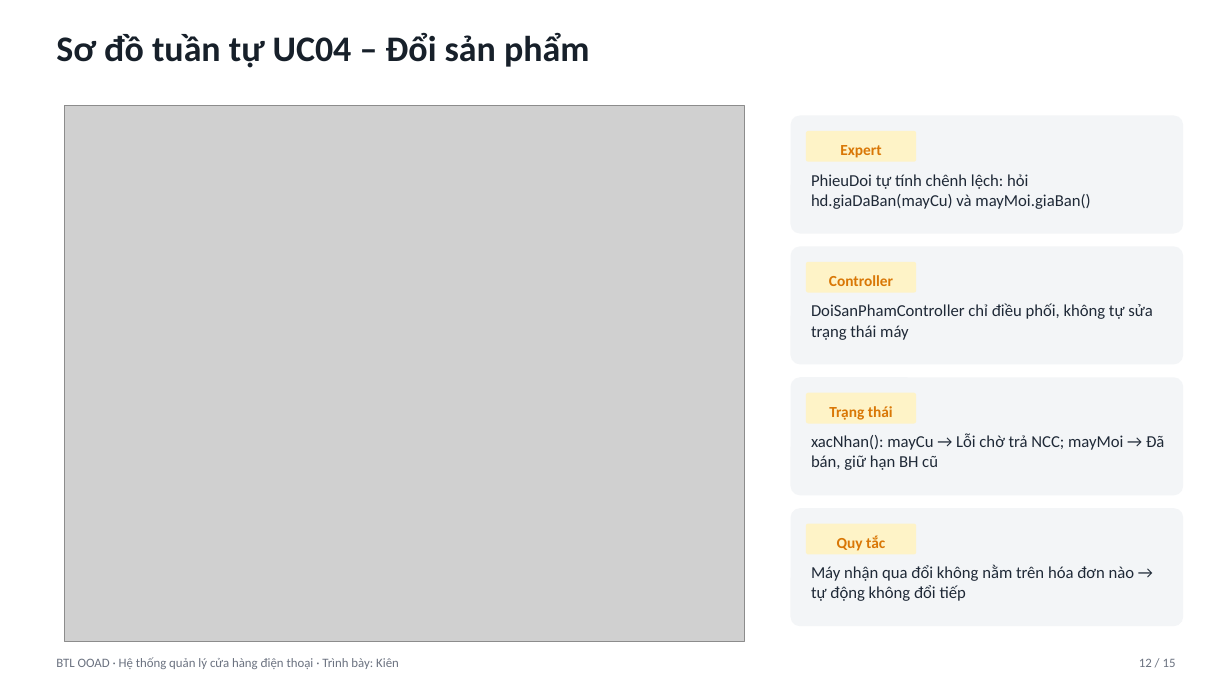
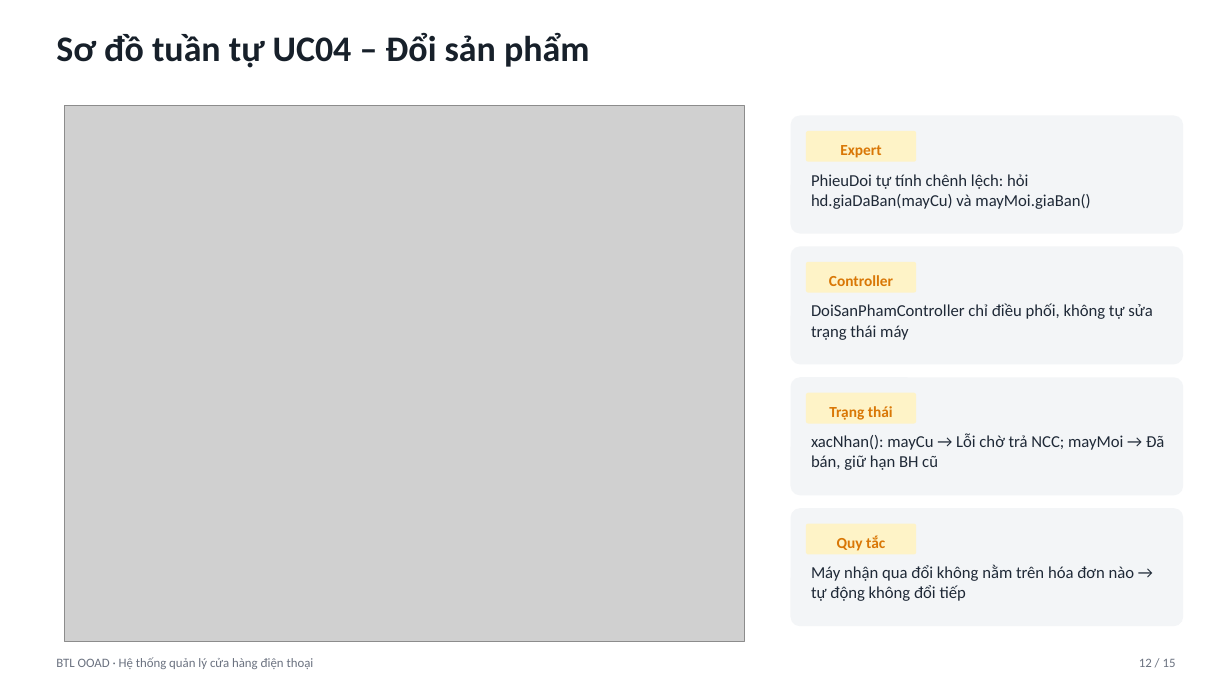
Before and after one commit to trungkien1407/OOP, a slide deck: slide 12 of Slide_ThuyetTrinh_15phut.pptx. Drawn at 1232x693 pixels with LibreOffice and Linux fonts; fonts in the diff are those of the drawing; grey boxes stand for pictures. Boxes give left, top, right and bottom in pixels: in the first picture for what was removed or moved away, otherwise in the second. Text is boxed around its words. In the diff, an @@ line names an element or a change of style, - is before the commit and + after.

```diff
--- a/Slide_ThuyetTrinh_15phut.pptx
+++ b/Slide_ThuyetTrinh_15phut.pptx
@@ text at (x1=56, y1=657, x2=314, y2=669): text changed @@
-BTL OOAD · Hệ thống quản lý cửa hàng điện thoại · Trình bày: Kiên
+BTL OOAD · Hệ thống quản lý cửa hàng điện thoại
```
Also in this commit, not shown: 13 other slides changed, 8 other files.
